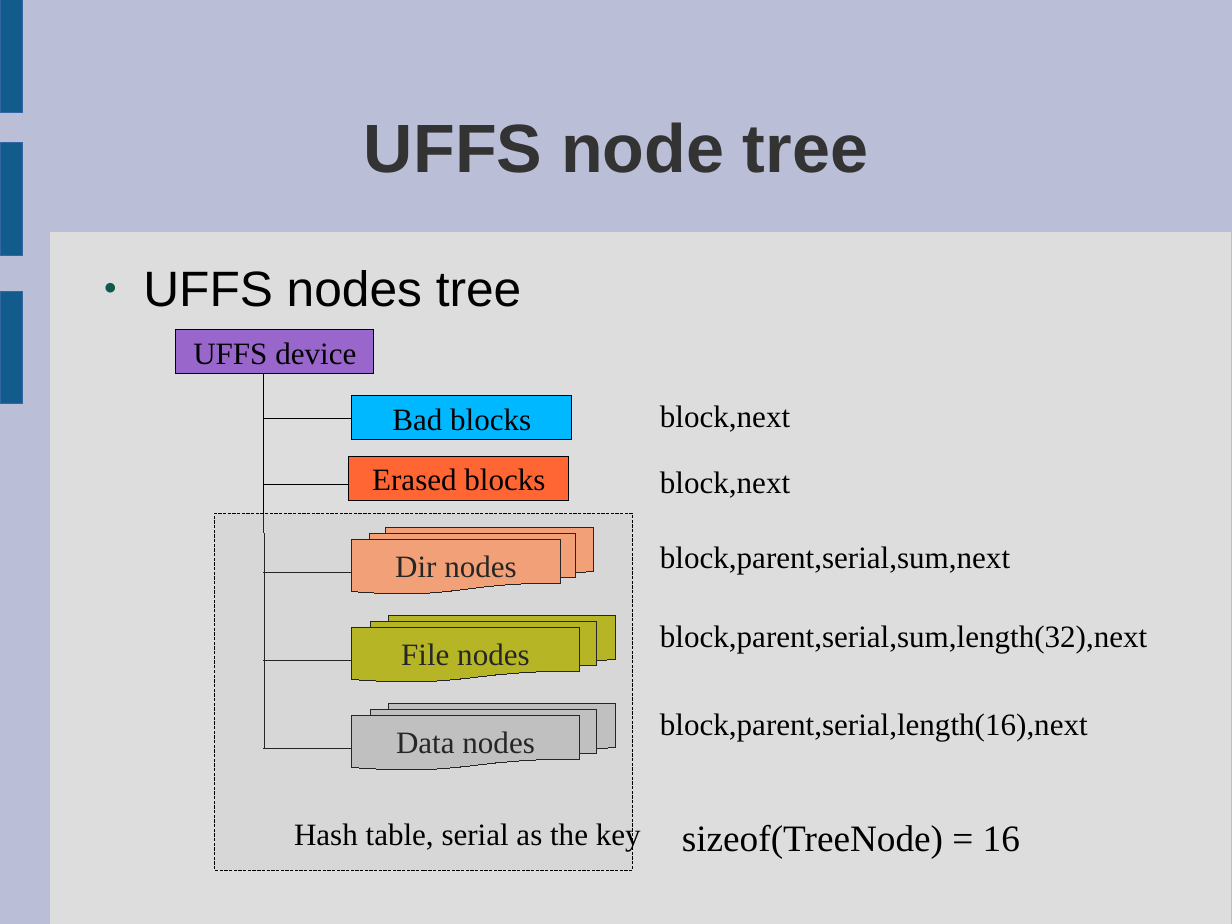
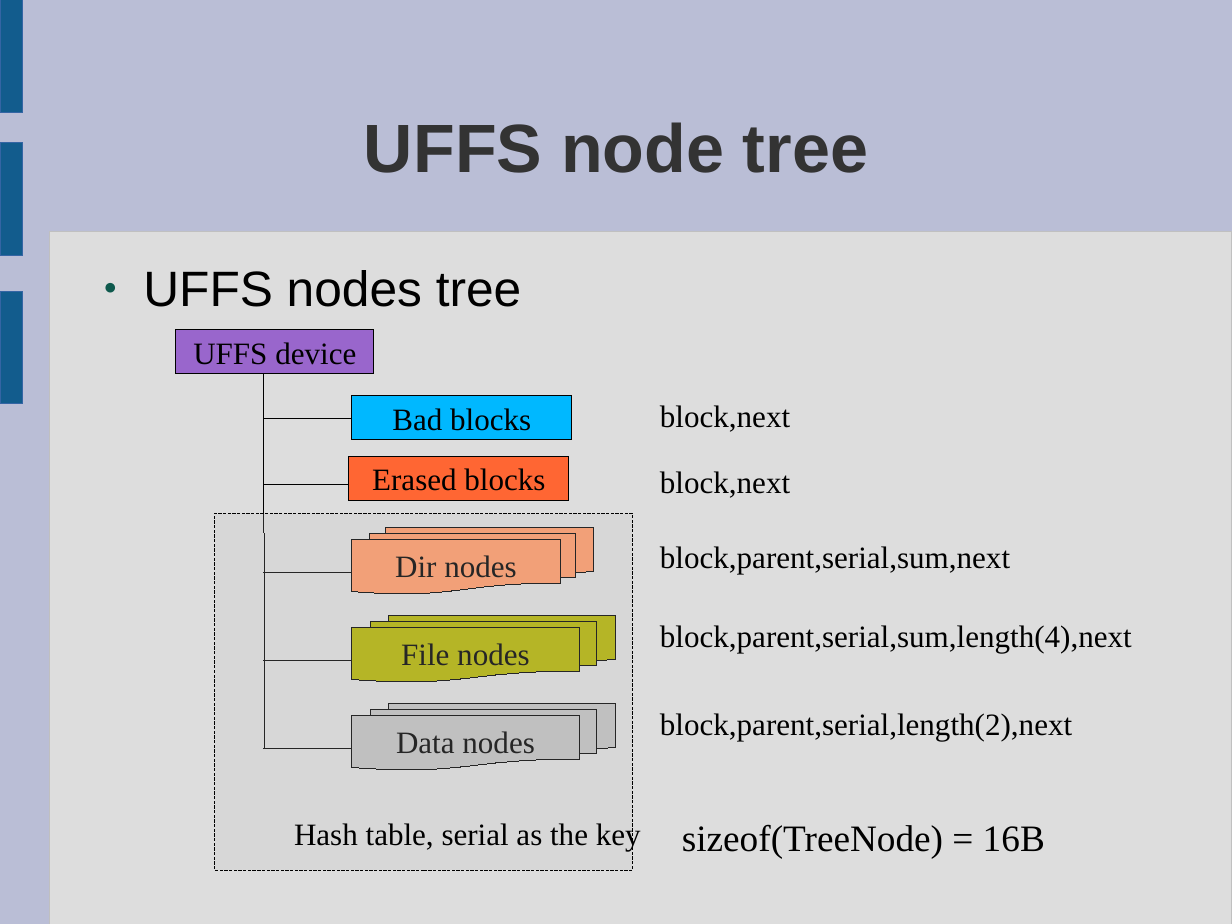
Before and after one commit to rickyzheng/uffs, a slide deck: slide 12 of doc/Understanding-UFFS.odp. Drawn at 1232x924 pixels with LibreOffice and Linux fonts; fonts in the diff are those of the drawing. Boxes give left, top, right and bottom in pixels: in the first picture for what was removed or moved away, otherwise in the second. Text is boxed around its words. In the diff, an @@ line names an element or a change of style, - is before the commit and + after.

```diff
--- a/doc/Understanding-UFFS.odp
+++ b/doc/Understanding-UFFS.odp
@@ text at <box>660,625,1132,652</box>: text changed @@
-block,parent,serial,sum,length(32),next
+block,parent,serial,sum,length(4),next
@@ text at <box>660,713,1072,740</box>: text changed @@
-block,parent,serial,length(16),next
+block,parent,serial,length(2),next
@@ text at <box>682,824,1045,858</box>: text changed @@
-sizeof(TreeNode) = 16
+sizeof(TreeNode) = 16B
```
Also in this commit, not shown: 10 other slides changed, 1 slide added, 19 other files.
